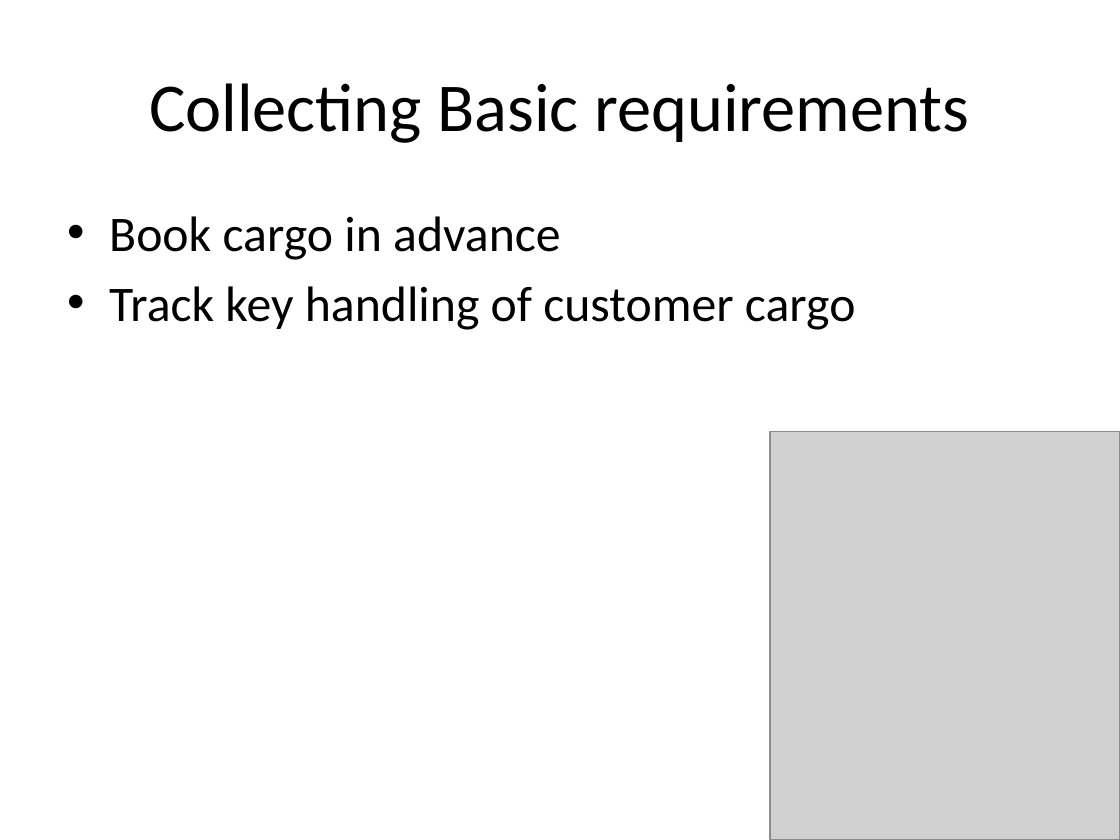
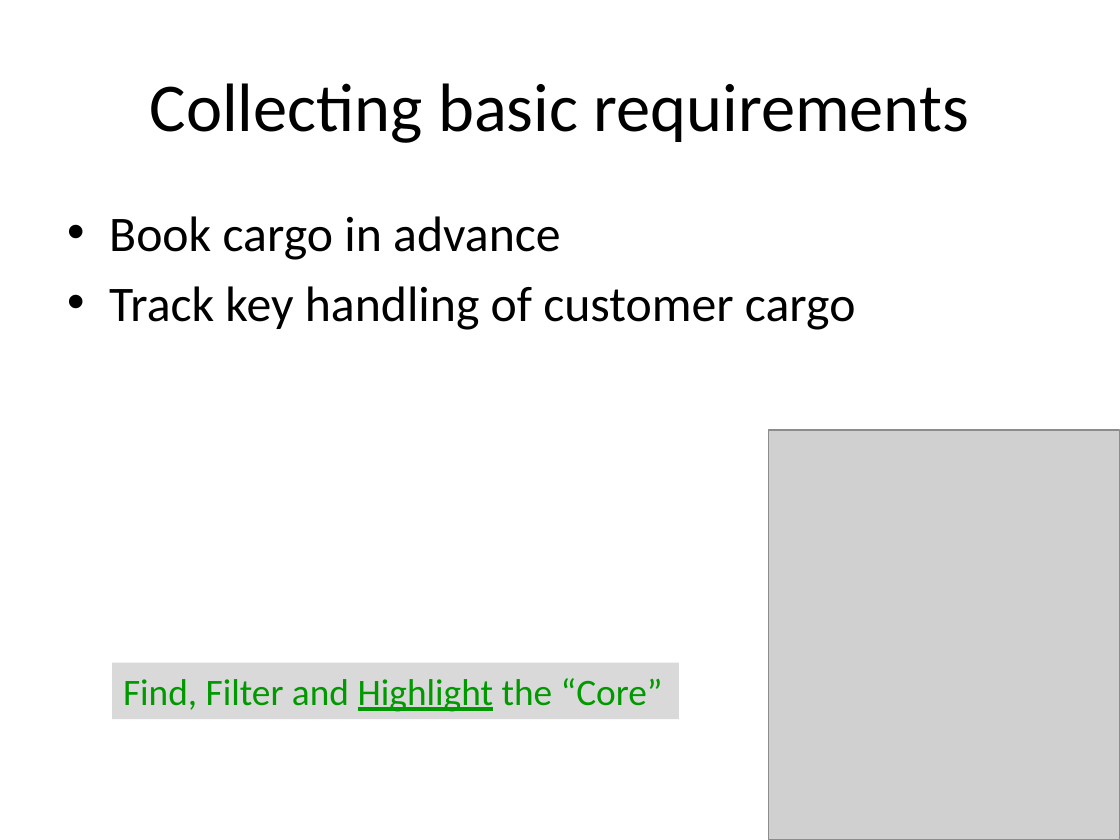
Before and after one commit to arturtv/dddpresentation, a slide deck: slide 35 of Domain-DrivenDesign.A.Trosin.pptx. Drawn at 1120x840 pixels with LibreOffice and Linux fonts; fonts in the diff are those of the drawing; grey boxes stand for pictures. Boxes give left, top, right and bottom in pixels: in the first picture for what was removed or moved away, otherwise in the second. Text is boxed around its words. In the diff, an @@ line names an element or a change of style, - is before the commit and + after.

```diff
--- a/Domain-DrivenDesign.A.Trosin.pptx
+++ b/Domain-DrivenDesign.A.Trosin.pptx
@@ title at (150,83,969,143): text changed @@
-Collecting Basic requirements
+Collecting basic requirements
@@ rectangle added at (112,663,679,719), fill #D9D9D9, 24 pt, text #009900 @@
+Find, Filter and Highlight the “Core”
```
Also in this commit, not shown: 2 other slides changed, 3 slides added, 2 slides removed.
